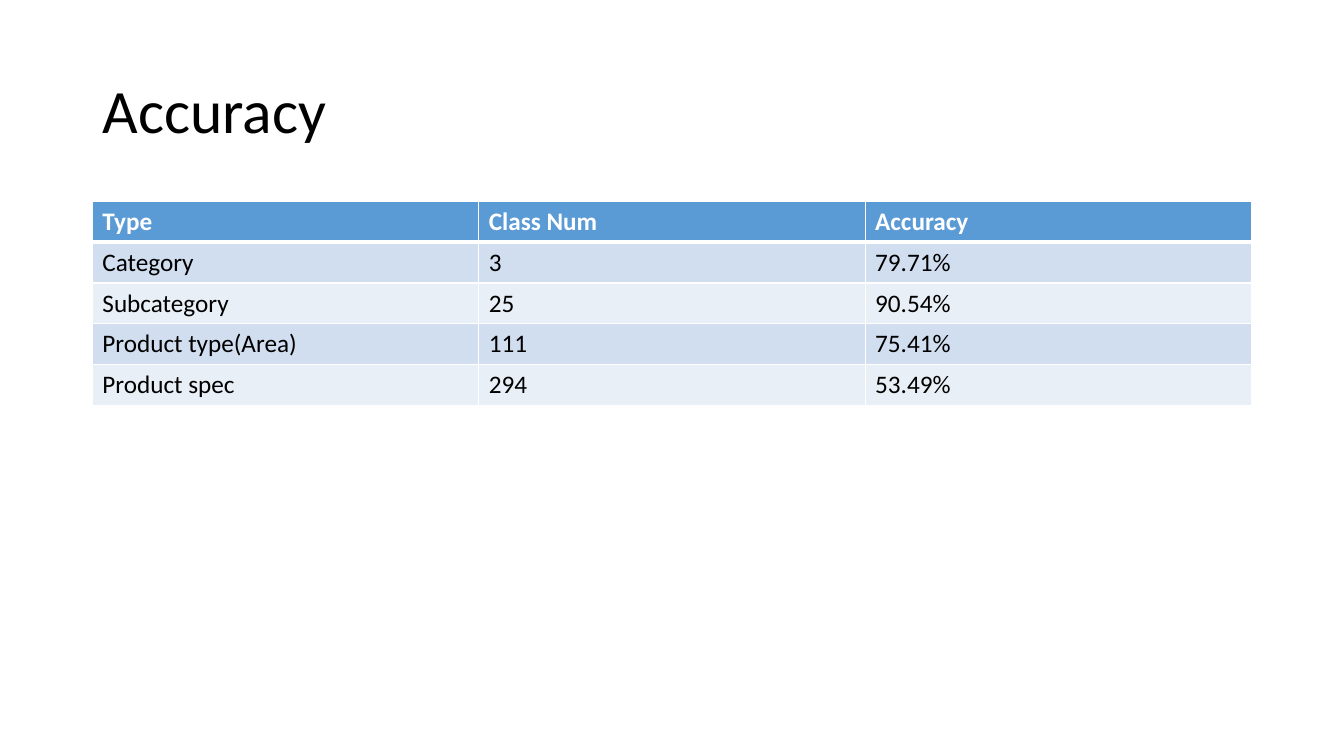
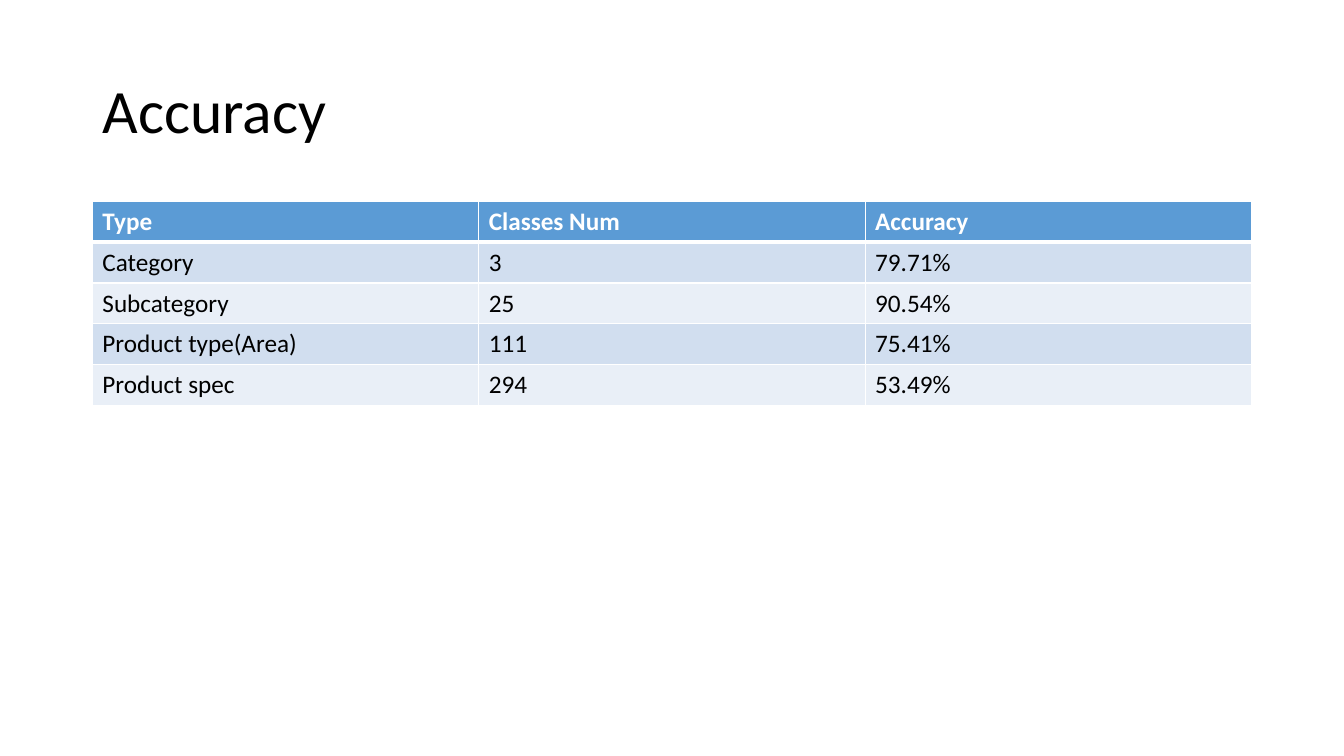
Before and after one commit to daizhen/ImagesCategory, a slide deck: slide 8 of src/demo/Auto category SM images.pptx (slide 7 before the commit). Drawn at 1344x756 pixels with LibreOffice and Linux fonts; fonts in the diff are those of the drawing. Boxes give left, top, right and bottom in pixels: in the first picture for what was removed or moved away, otherwise in the second. Text is boxed around its words. In the diff, an @@ line names an element or a change of style, - is before the commit and + after.

```diff
--- a/src/demo/Auto category SM images.pptx
+++ b/src/demo/Auto category SM images.pptx
@@ table at [93, 202, 1251, 406] @@
-row 1, column 2: Class Num
+row 1, column 2: Classes Num
```
Also in this commit, not shown: 3 other slides changed, 2 slides added, 1 slide removed, 1 other file.
